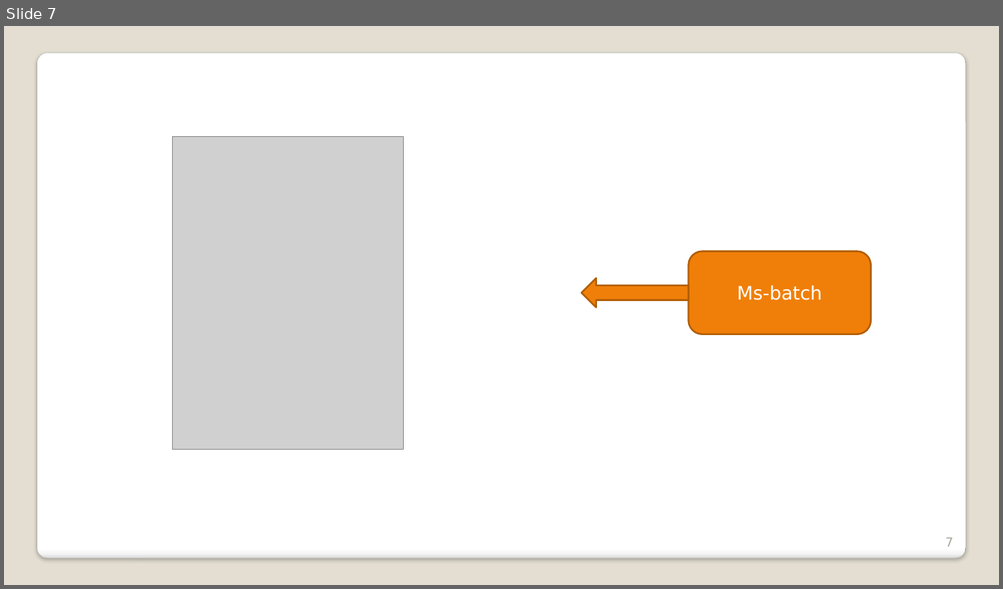
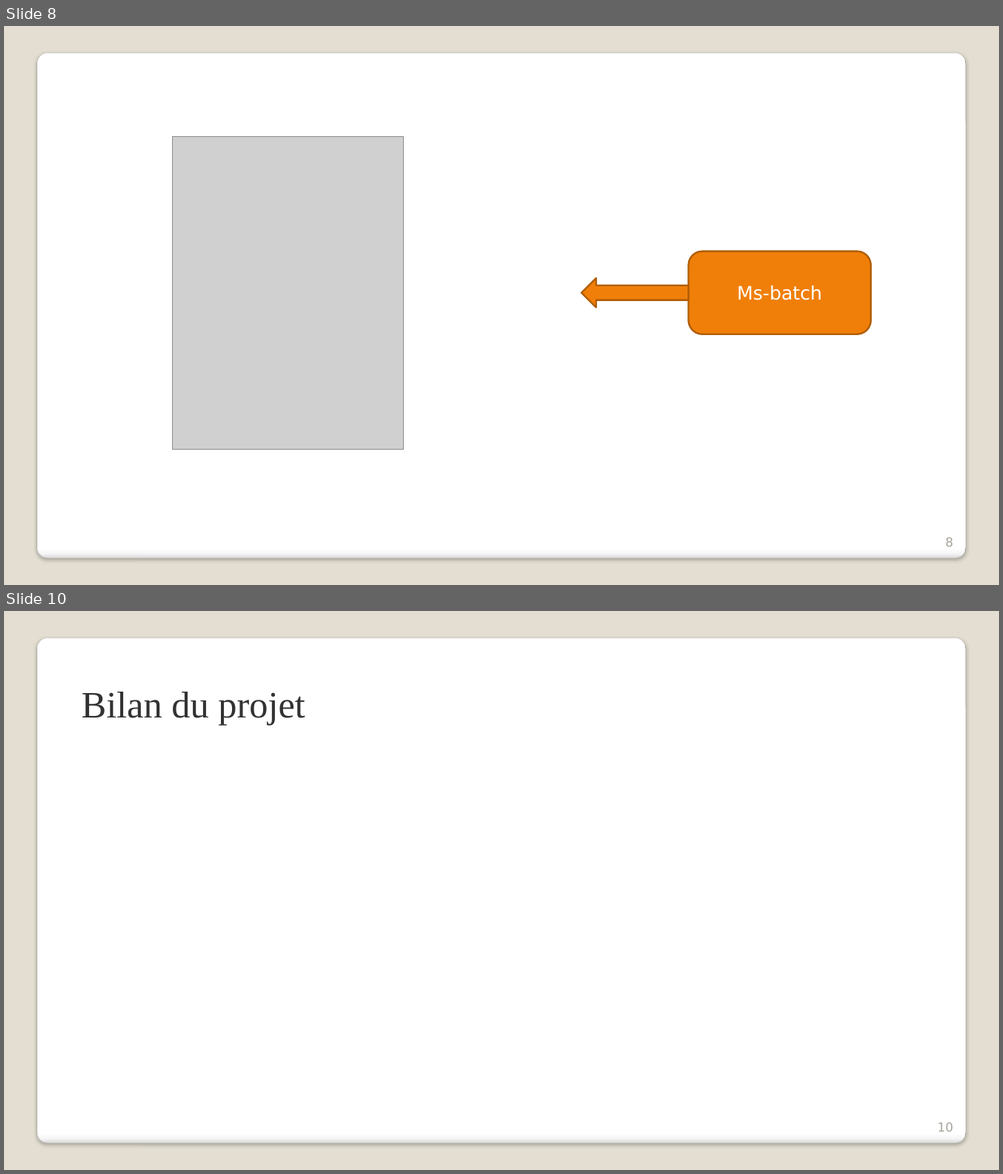
Before and after one commit to rvallet/ocp12-neighborhood-app, a slide deck: doc/OPC12-Présentation.pptx. Shown one above the other, each under a label of ours: slide 7 before the commit, slides 8 and 10 after it; the slides between them are not shown. The pictures are 1003x589 and 1003x1174 pixels, drawn with LibreOffice and Linux fonts; fonts in the diff are those of the drawing; grey boxes stand for pictures. Boxes give left, top, right and bottom in pixels: in the first picture for what was removed or moved away, otherwise in the second. Text is boxed around its words. In the diff, an @@ line names an element or a change of style, - is before the commit and + after.

```diff
--- a/doc/OPC12-Présentation.pptx
+++ b/doc/OPC12-Présentation.pptx
@@ slide 10 added at [4,611,999,1170], background #E3DED1; not listed: 1 template element that a slide beside it also shows @@
@@ text added at [82,692,304,725], 72 pt, text #323232 @@
+Bilan du projet
@@ page number added at [937,1122,953,1132], 24 pt, text #A8A49B @@
+10
@@ what was slide 7 is now slide 8 @@
@@ page number at [945,537,953,547]: text changed @@
-7
+8
```
Also in this commit, not shown: 2 slides changed, 3 other slides added, 6 other files.
